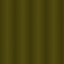
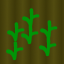
Revision of a layered 64 × 64 image; what changed, layer by layer:
added layer "veg2" above "wilted" over [7, 8, 58, 42]
added layer "veg1" above "planted" over [6, 25, 57, 61]
